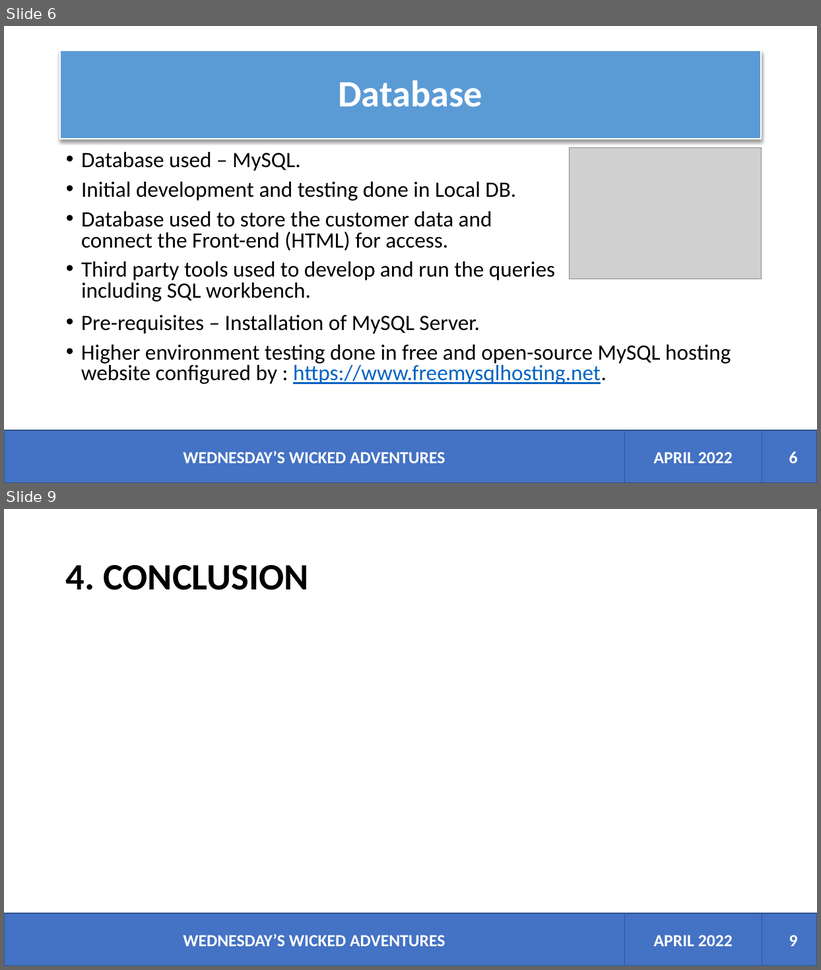
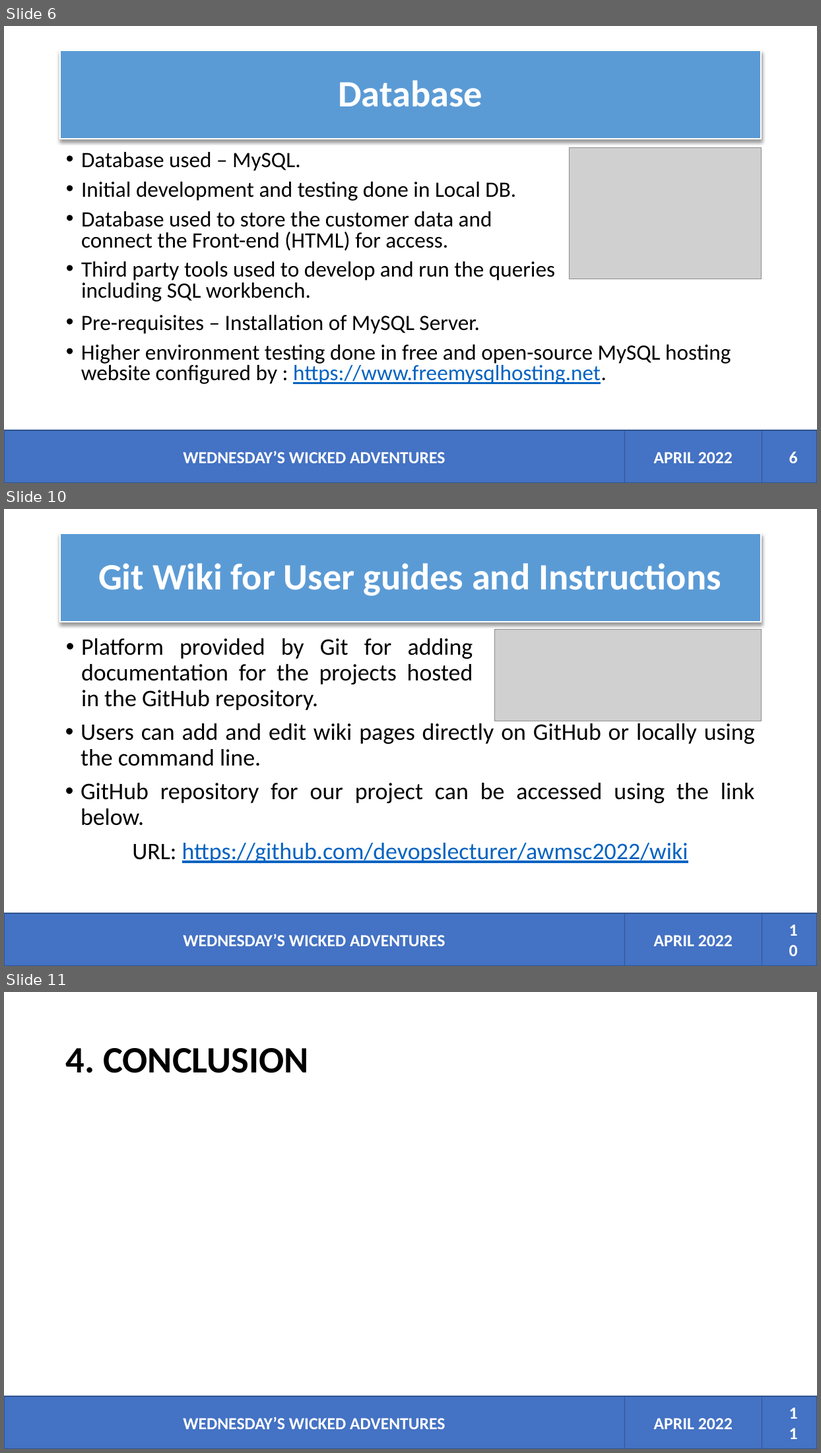
Before and after one commit to devopslecturer/awmsc2022, a slide deck: Wicked Adventures.pptx. Shown one above the other, each under a label of ours: slides 6 and 9 before the commit, slides 6, 10 and 11 after it; the slides between them are not shown. The pictures are 821x970 and 821x1453 pixels, drawn with LibreOffice and Linux fonts; fonts in the diff are those of the drawing; grey boxes stand for pictures. Boxes give left, top, right and bottom in pixels: in the first picture for what was removed or moved away, otherwise in the second. Text is boxed around its words. In the diff, an @@ line names an element or a change of style, - is before the commit and + after.

Commit message:
Updated the Presentation ppt document with HTML, CSS, GitHub, Git Wiki pages

```diff
--- a/Wicked Adventures.pptx
+++ b/Wicked Adventures.pptx
@@ slide 10 added at [4,509,817,966], background #FFFFFF @@
@@ title added at [60,533,762,622], fill #5B9BD5, outline #FFFFFF 1.5 pt, 44 pt, text #FFFFFF, bold @@
+Git Wiki for User guides and Instructions
@@ text added at [81,638,473,710], 28 pt, text #000000 @@
+• Platform provided by Git for adding documentation for the projects hosted in the GitHub repository.
@@ picture added at [494,630,762,722] @@
@@ text added at [81,720,755,863], 28 pt, text #000000 @@
+• Users can add and edit wiki pages directly on GitHub or locally using the command line.
+• GitHub repository for our project can be accessed using the link below.
+URL: https://github.com/devopslecturer/awmsc2022/wiki
@@ rectangle added at [4,914,625,966], fill #4472C4, outline #325491 1 pt, 20 pt, text #FFFFFF, bold @@
+WEDNESDAY’S WICKED ADVENTURES
@@ rectangle added at [625,914,762,966], fill #4472C4, outline #325491 1 pt, 20 pt, text #FFFFFF, bold @@
+APRIL 2022
@@ rectangle added at [762,914,817,966], fill #4472C4, outline #325491 1 pt @@
@@ page number added at [776,928,805,953], 20 pt, text #FFFFFF, bold @@
+10
@@ what was slide 9 is now slide 11 @@
@@ page number at [789,1418,798,1430]: text changed @@
-9
+11
```
Also in this commit, not shown: 2 slides changed, 1 other slide added.
